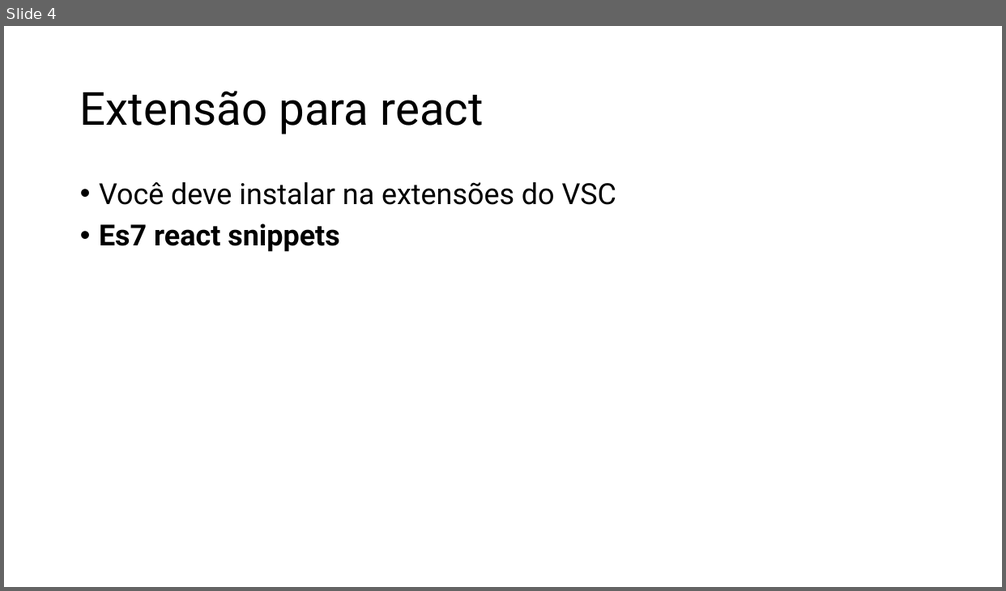
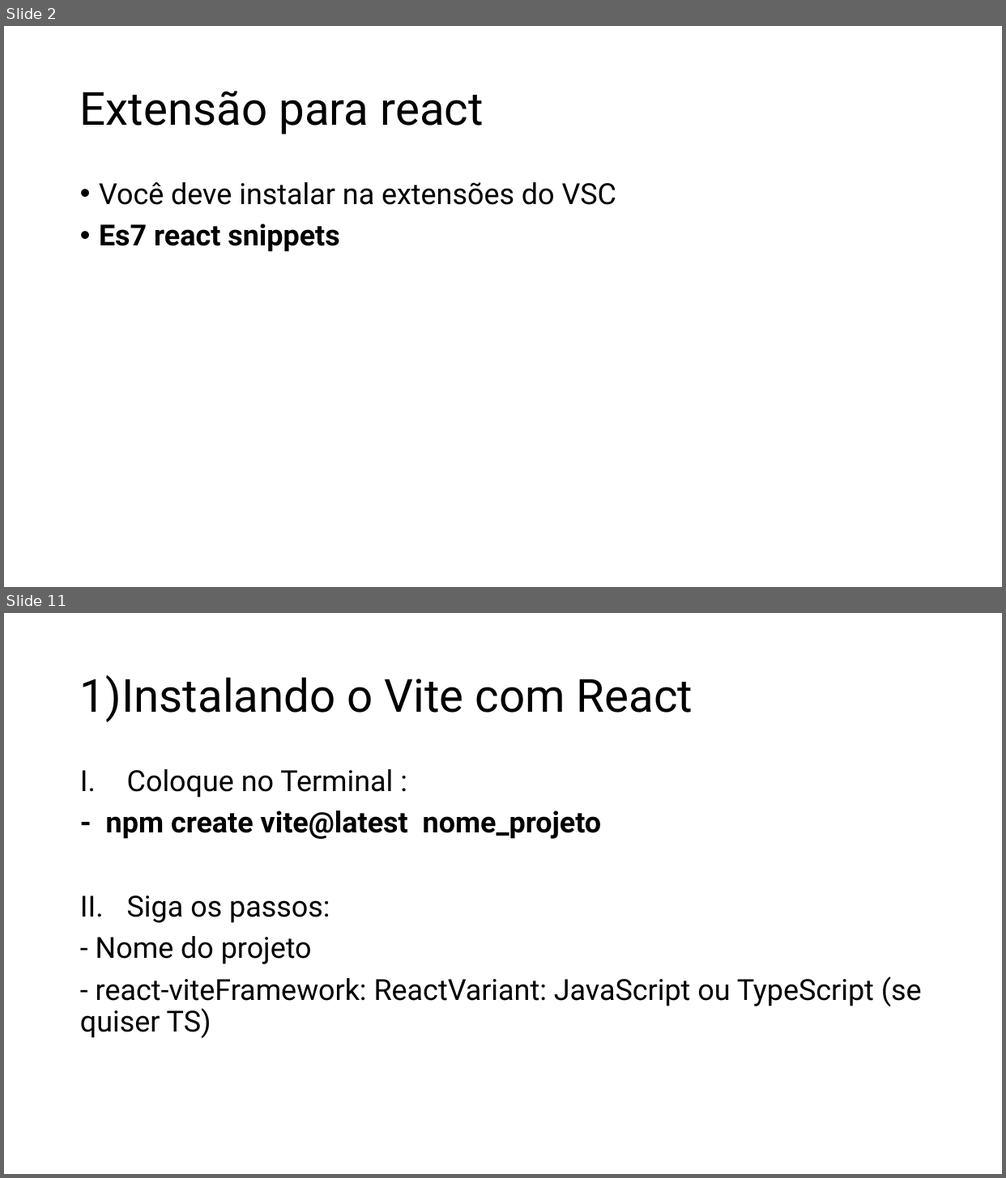
Before and after one commit to RogerSobral/h_codar_react, a slide deck: React.pptx. Shown one above the other, each under a label of ours: slide 4 before the commit, slides 2 and 11 after it; the slides between them are not shown. The pictures are 1006x591 and 1006x1178 pixels, drawn with LibreOffice and Linux fonts; fonts in the diff are those of the drawing. Boxes give left, top, right and bottom in pixels: in the first picture for what was removed or moved away, otherwise in the second. Text is boxed around its words. In the diff, an @@ line names an element or a change of style, - is before the commit and + after.

Commit message:
revisão react
Continuação dos estudos de react

```diff
--- a/React.pptx
+++ b/React.pptx
@@ slide 11 added at [4, 613, 1002, 1174], background #FFFFFF @@
@@ title added at [80, 675, 692, 722], 44 pt, text #000000 @@
+1)Instalando o Vite com React
@@ text added at [80, 769, 922, 1038], 28 pt, text #000000 @@
+I. Coloque no Terminal :
+- npm create vite@latest nome_projeto
+II. Siga os passos:
+- Nome do projeto
+- react-viteFramework: ReactVariant: JavaScript ou TypeScript (se quiser TS)
@@ what was slide 4 is now slide 2 @@
```
Also in this commit, not shown: 3 slides changed, 15 other slides added, 46 other files.
